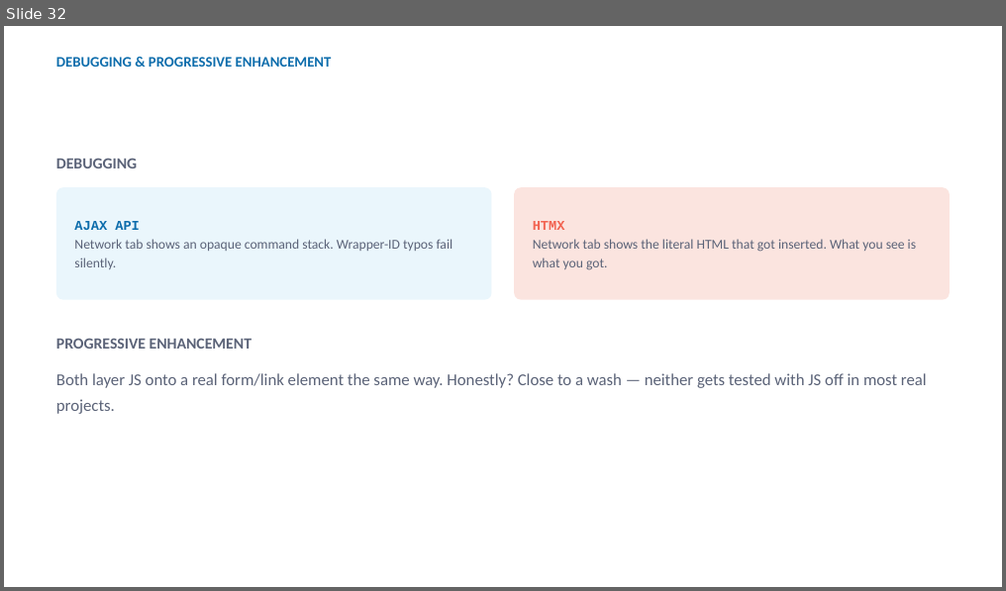
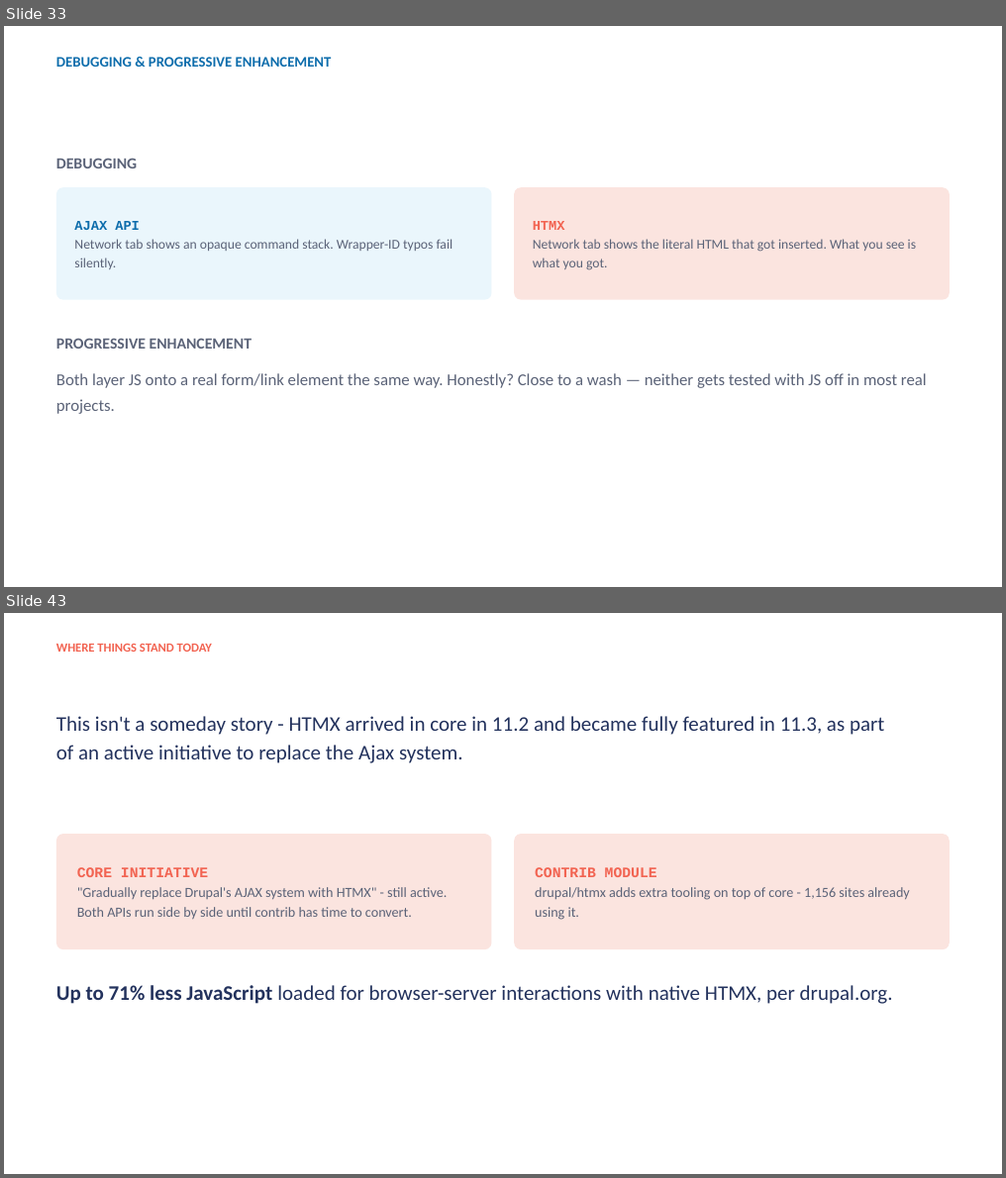
Before and after one commit to RChaubey16/drupalcon-rotterdam-session, a slide deck: Ajax to HTMX.pptx. Shown one above the other, each under a label of ours: slide 32 before the commit, slides 33 and 43 after it; the slides between them are not shown. The pictures are 1006x591 and 1006x1178 pixels, drawn with LibreOffice and Linux fonts; fonts in the diff are those of the drawing; background and template pictures are left out. Boxes give left, top, right and bottom in pixels: in the first picture for what was removed or moved away, otherwise in the second. Text is boxed around its words. In the diff, an @@ line names an element or a change of style, - is before the commit and + after.

```diff
--- a/Ajax to HTMX.pptx
+++ b/Ajax to HTMX.pptx
@@ slide 43 added at [4, 613, 1002, 1174], background picture (left out) @@
@@ text added at [56, 643, 212, 652], 12 pt, text #F26351, bold @@
+WHERE THINGS STAND TODAY
@@ text added at [56, 716, 884, 763], 20 pt, text #23325D @@
+This isn't a someday story - HTMX arrived in core in 11.2 and became fully featured in 11.3, as part of an active initiative to replace the Ajax system.
@@ rounded rectangle added at [56, 834, 491, 950], fill #FBE4DF, 13.5 pt, text #5B6378 @@
+CORE INITIATIVE
+"Gradually replace Drupal's AJAX system with HTMX" - still active. Both APIs run side by side until contrib has time to convert.
@@ rounded rectangle added at [515, 834, 949, 950], fill #FBE4DF, 13.5 pt, text #5B6378 @@
+CONTRIB MODULE
+drupal/htmx adds extra tooling on top of core - 1,156 sites already using it.
@@ text added at [56, 985, 893, 1004], 20 pt, text #23325D @@
+Up to 71% less JavaScript loaded for browser-server interactions with native HTMX, per drupal.org.
@@ what was slide 32 is now slide 33 @@
```
Also in this commit, not shown: 11 slides changed, 11 other slides added, 7 other files.
